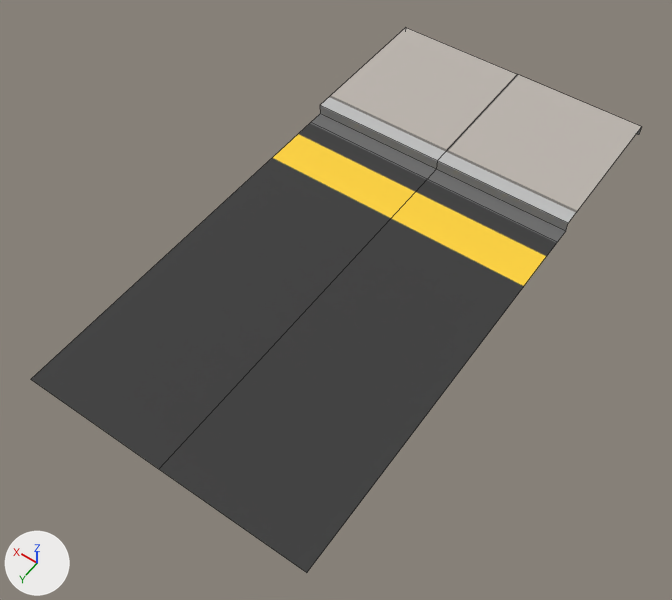
The FBX model Assets/Simple Town Pack/Models/road_bus_mesh.FBX, before and after one commit.
Camera for both pictures: a 50 mm lens placed at (-0.0294, 0.1348, 0.112), pointed at (0.0247, 0.0591, -0.007). Lighting does not change. The marker at lower left points along +X, +Y and +Z. Mesh edges are drawn as thin lines.

The first picture shows 'road_bus_mesh'.
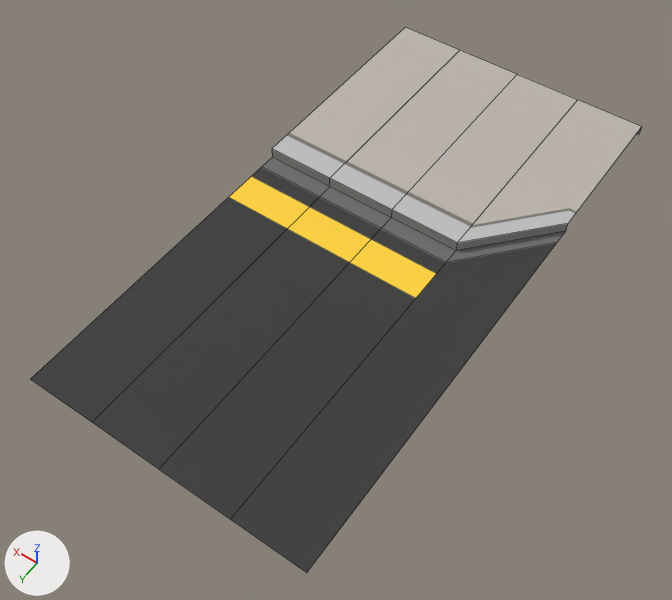
Patch to the scene script:
```diff
--- a/Assets/Simple Town Pack/Models/road_bus_mesh.FBX.py
+++ b/Assets/Simple Town Pack/Models/road_bus_mesh.FBX.py
@@ me_road_bus_mesh_ncl1_1 @@
 # used by ob_road_bus_mesh; location = (0.0, 0.0, 0.0); rotation_euler = (1.571, 0.0, 0.0), in degrees (90, 0, 0); scale = (0.01, 0.01, 0.01)
-me_road_bus_mesh_ncl1_1.from_pydata(...)  # 18 vertices, 10 faces; spans x 0.0..5.0, y -0.19..0.0, z -10.0..0.0
+me_road_bus_mesh_ncl1_1.from_pydata(...)  # 30 vertices, 20 faces; spans x 0.0..10.02, y -0.19..0.0, z -10.0..0.0
+# me_road_bus_mesh_ncl1_1 part 1
+# 3 vertices in x 5.0, y -0.19..0.0, z -10.0..0.0 move by (0.01, 0.0, 0.0)
+# 6 vertices move from x 2.5..5.0, y -0.19..0.0, z -3.17..-2.87 to x 2.5..5.01, y -0.19..0.0, z -4.58..-4.29
+# 6 new vertices lie (2.51, 0.0, 0.0) away from vertices in x 5.0, y -0.19..0.0, z -10.0..0.0
+# 6 new vertices lie (2.5, 0.0, 0.0) away from vertices in x 7.52, y -0.19..0.0, z -10.0..0.0
+# 10 new faces join them
+# me_road_bus_mesh_ncl1_1 part 2: 4 kept faces spanning x 0.0..2.5, y -0.19..0.0, z -10.0..0.0 get new texture (UV) coordinates
 me_road_bus_mesh_ncl1_1.materials.append(mat_lambert53)
@@ ob_road_bus_mesh @@
 ob_road_bus_mesh.rotation_euler = (1.571, 0.0, 0.0)  # degrees (90, 0, 0)
-ob_road_bus_mesh.scale = (0.01, 0.01, 0.01)
+ob_road_bus_mesh.scale = (0.005, 0.01, 0.01)
```

Where the change shows, as pixel boxes [x1, y1, x2, y2] in the pictures (672 x 600 px):
'road_bus_mesh', reshaped, rescaled: before [31, 28, 641, 573]; after [31, 27, 641, 573]
part 1 of me_road_bus_mesh_ncl1_1, built on: before [31, 28, 518, 424]; after [31, 27, 577, 519]
part 2 of me_road_bus_mesh_ncl1_1, surface changed: before [229, 75, 581, 520]; after [231, 100, 581, 520]
